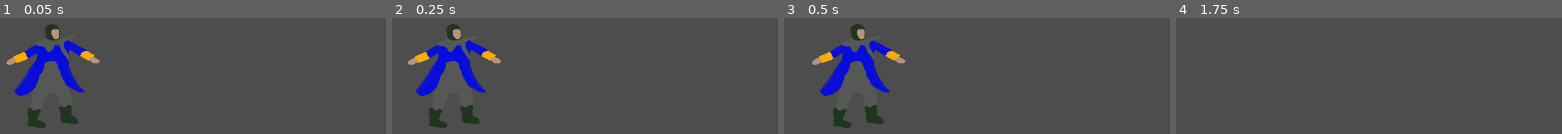
Above: before the commit, frames 1-4 (left to right).
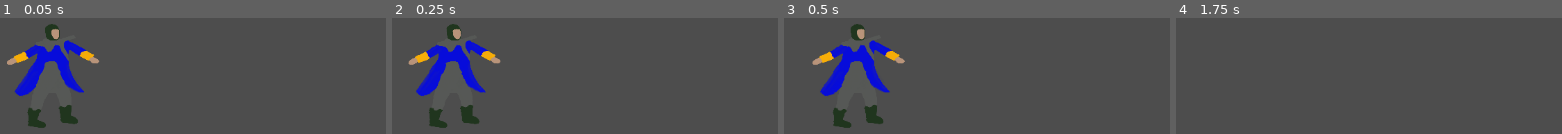
Above: after the commit, the same moments.

Repository: Vicente-Ibanez/Towerdly
Game: Godot game, scene res://Scenes/game_scene.tscn
Same seed, same stepped clock (60 frames per second), same inputs: the game is played once before the commit and once after it.
Inputs:
- Up to frame 1 (0.05 s): no input
- Up to frame 2 (0.25 s): no input
- Up to frame 3 (0.5 s): no input
- Up to frame 4 (1.75 s): hold A (move_camera_left) 0.53-1.28 s; tap D (move_camera_right) at 1.35 s

The runs differ from the first frame. In frame 1, 0.2% of the frame differs, in the area x 1-26%, y 16-68%; in frame 2, 0.2%; in frame 3, 0.2%, in the area x 7-32%, y 16-90%; in frame 4, nothing differs.

Commit message:
Added Basic Lobby Screen

Diff:
--- /dev/null
+++ b/Scenes/Start.gd
@@ -0,0 +1,4 @@
+extends Button
+
+func _on_button_down():
+	get_tree().change_scene_to_file("res://Scenes/game_scene.tscn")
--- a/Scenes/game_scene.tscn
+++ b/Scenes/game_scene.tscn
@@ -5,7 +5,7 @@
 [ext_resource type="Script" path="res://Scripts/solider_movement.gd" id="3_k21lc"]
 
 [sub_resource type="RectangleShape2D" id="RectangleShape2D_wdhbm"]
-size = Vector2(1665.52, 891.334)
+size = Vector2(1665.52, 1031.3)
 
 [node name="GameScene" type="Node2D"]
 position = Vector2(584, 242)
@@ -20,11 +20,11 @@
 
 [node name="BlueSoldier" type="Sprite2D" parent="CharacterBody2D"]
 position = Vector2(426, 336)
-scale = Vector2(1.48276, 0.542892)
+scale = Vector2(1.46862, 0.542892)
 texture = ExtResource("2_flrfc")
 
 [node name="CollisionShape2D" type="CollisionShape2D" parent="CharacterBody2D"]
-position = Vector2(494.828, 399.958)
-scale = Vector2(1.00342, 0.844513)
+position = Vector2(494.828, 421.446)
+scale = Vector2(1.00185, 0.844348)
 shape = SubResource("RectangleShape2D_wdhbm")
 debug_color = Color(0.411765, 0.521569, 0.815686, 0.419608)
--- /dev/null
+++ b/Scenes/lobby.tscn
@@ -0,0 +1,39 @@
+[gd_scene load_steps=2 format=3 uid="uid://bw7clmei2e3lm"]
+
+[ext_resource type="Script" path="res://Scenes/Start.gd" id="1_evj4g"]
+
+[node name="Lobby" type="Control"]
+layout_mode = 3
+anchors_preset = 15
+anchor_right = 1.0
+anchor_bottom = 1.0
+grow_horizontal = 2
+grow_vertical = 2
+
+[node name="MenuButton" type="MenuButton" parent="."]
+layout_mode = 0
+offset_left = 695.0
+offset_top = 4.0
+offset_right = 703.0
+offset_bottom = 12.0
+scale = Vector2(57.1135, 80.6001)
+
+[node name="Upgrades" type="Button" parent="MenuButton"]
+offset_left = -5.07761
+offset_top = 3.00248
+offset_right = 76.9224
+offset_bottom = 34.0025
+scale = Vector2(0.147577, 0.047727)
+text = "Upgrade"
+
+[node name="Start" type="Button" parent="."]
+layout_mode = 0
+offset_left = 698.0
+offset_top = 82.0
+offset_right = 744.0
+offset_bottom = 113.0
+scale = Vector2(4.78065, 2.59638)
+text = "Start"
+script = ExtResource("1_evj4g")
+
+[connection signal="button_down" from="Start" to="Start" method="_on_button_down"]
